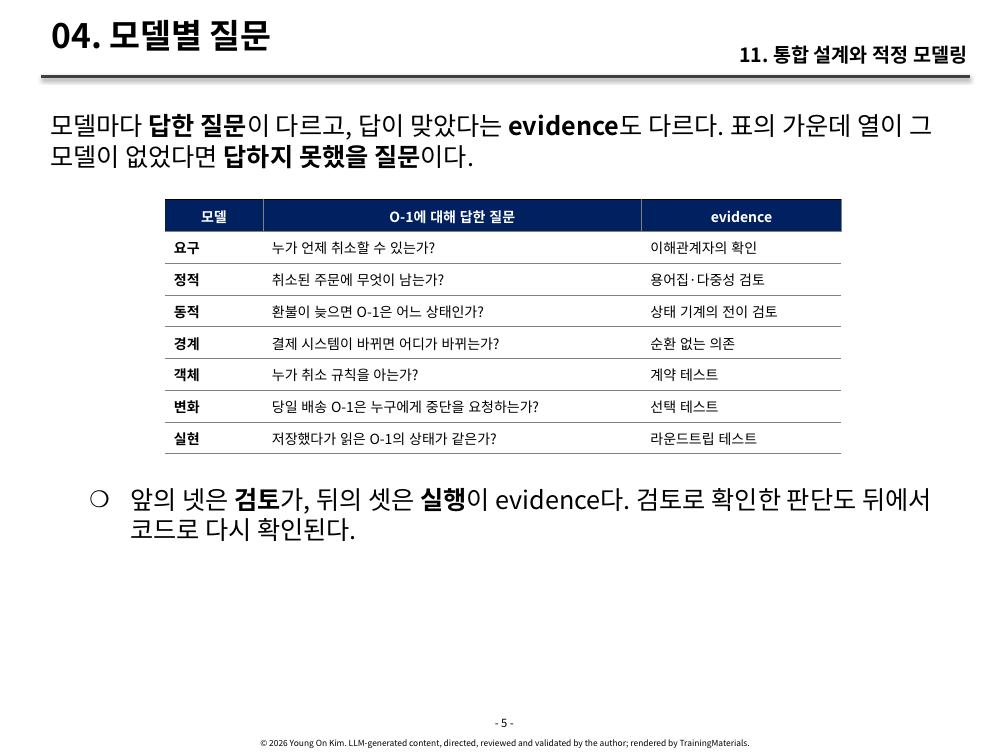
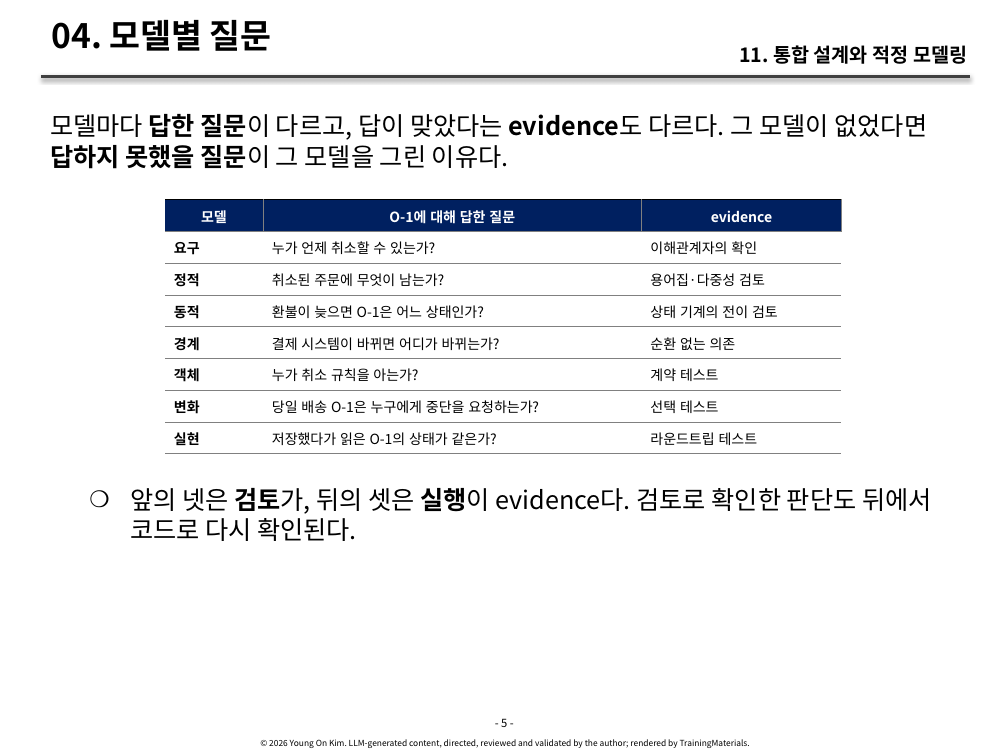
Before and after one commit to YoungSan77/TrainingMaterials, a slide deck: slide 5 of courses/ooad/sessions/s11.pptx. Drawn at 1008x756 pixels with LibreOffice and Linux fonts; fonts in the diff are those of the drawing. Boxes give left, top, right and bottom in pixels: in the first picture for what was removed or moved away, otherwise in the second. Text is boxed around its words. In the diff, an @@ line names an element or a change of style, - is before the commit and + after.

```diff
--- a/courses/ooad/sessions/s11.pptx
+++ b/courses/ooad/sessions/s11.pptx
@@ text at (50,114,927,169): text changed @@
-모델마다 답한 질문이 다르고, 답이 맞았다는 evidence도 다르다. 표의 가운데 열이 그 모델이 없었다면 답하지 못했을 질문이다.
+모델마다 답한 질문이 다르고, 답이 맞았다는 evidence도 다르다. 그 모델이 없었다면 답하지 못했을 질문이 그 모델을 그린 이유다.
```
Also in this commit, not shown: 1 other slide changed, 9 other files.
